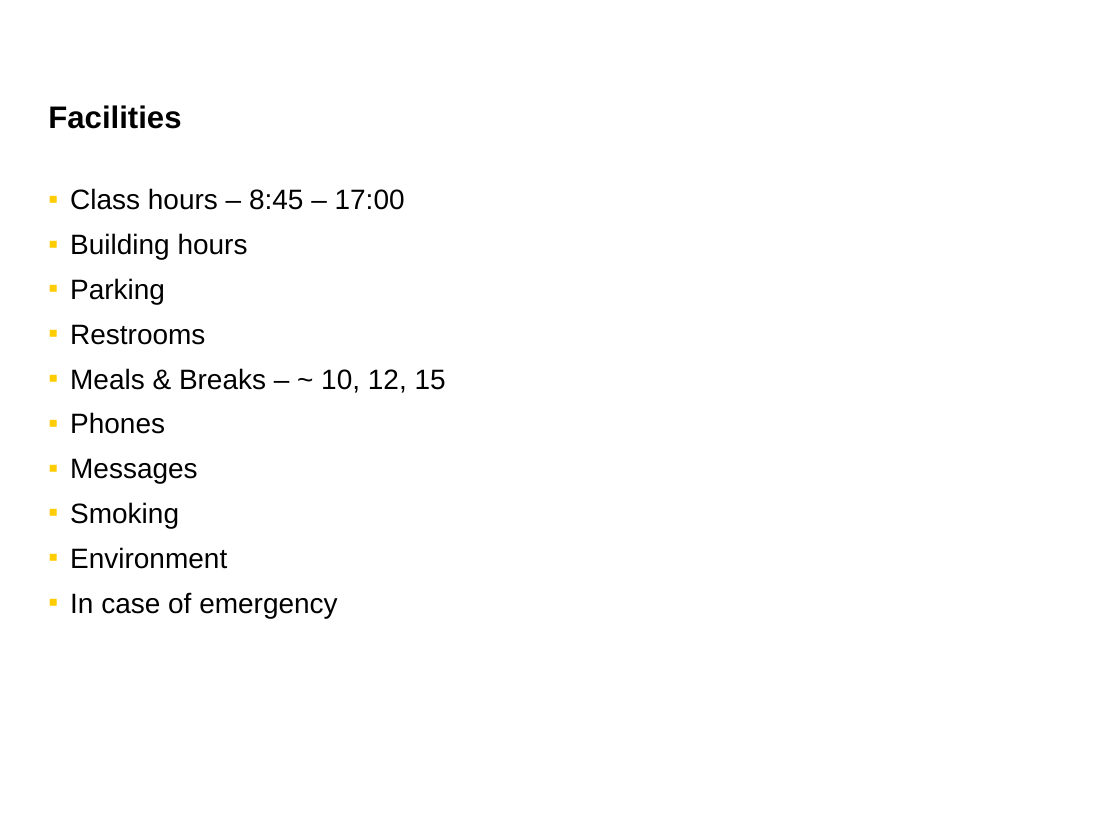
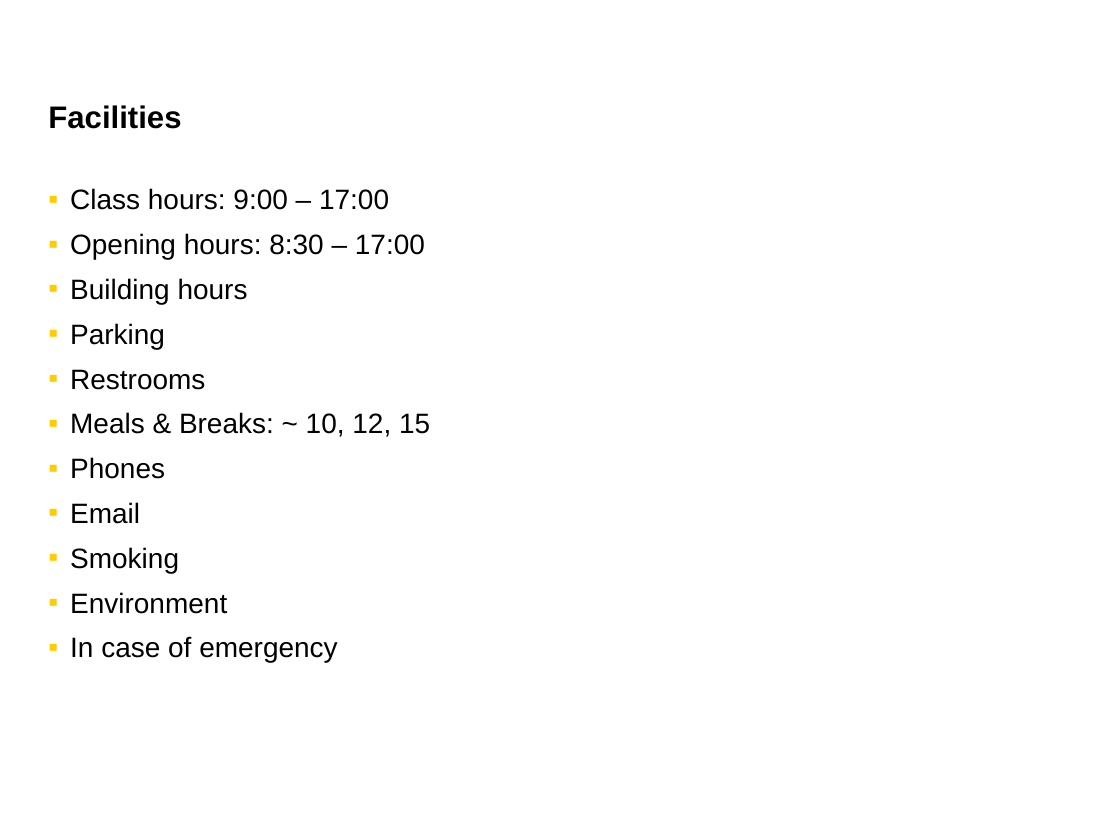
Before and after one commit to johan-jeh/BizTalk-Server---Developing-Integration-Solutions, a slide deck: slide 12 of Slides/Module 0 - Start.pptx (slide 11 before the commit). Drawn at 1120x840 pixels with LibreOffice and Linux fonts; fonts in the diff are those of the drawing. Boxes give left, top, right and bottom in pixels: in the first picture for what was removed or moved away, otherwise in the second. Text is boxed around its words. In the diff, an @@ line names an element or a change of style, - is before the commit and + after.

```diff
--- a/Slides/Module 0 - Start.pptx
+++ b/Slides/Module 0 - Start.pptx
@@ text at (x1=70, y1=188, x2=425, y2=259): text changed @@
-▪ Class hours – 8:45 – 17:00
+▪ Class hours: 9:00 – 17:00
+▪ Opening hours: 8:30 – 17:00
@@ text at (x1=70, y1=412, x2=430, y2=437): text changed @@
-▪ Meals & Breaks – ~ 10, 12, 15
+▪ Meals & Breaks: ~ 10, 12, 15
@@ text at (x1=70, y1=502, x2=140, y2=524): text changed @@
-▪ Messages
+▪ Email
```
Also in this commit, not shown: 2 other slides changed, 1 slide added, 4 other files.
